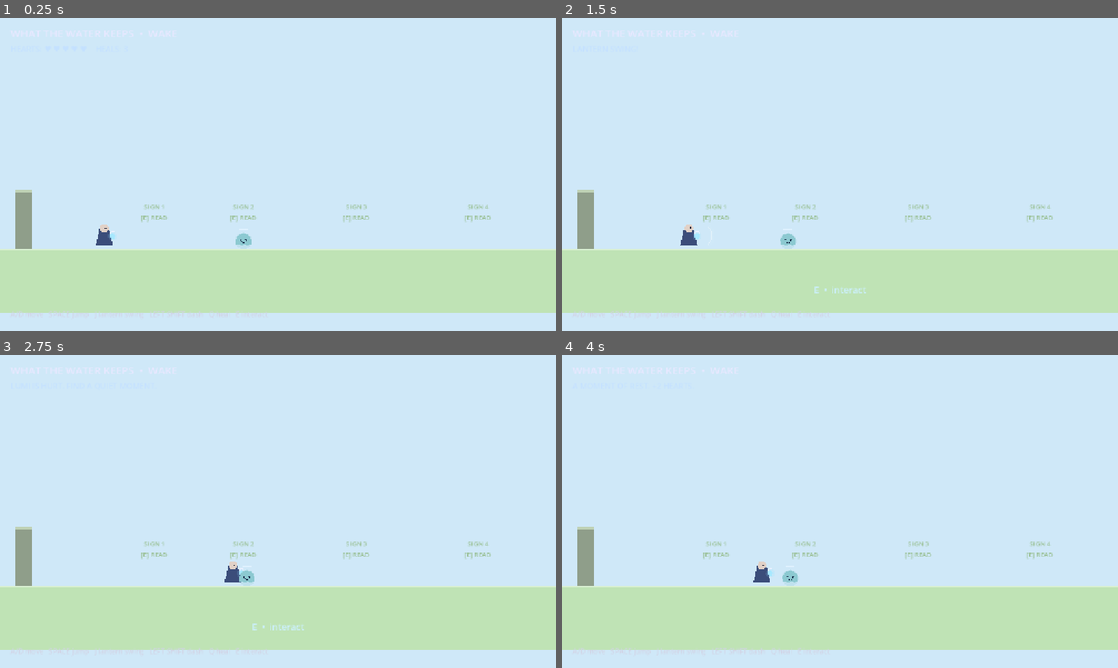
Above: before the commit, frames 1-4 (two rows, left to right).
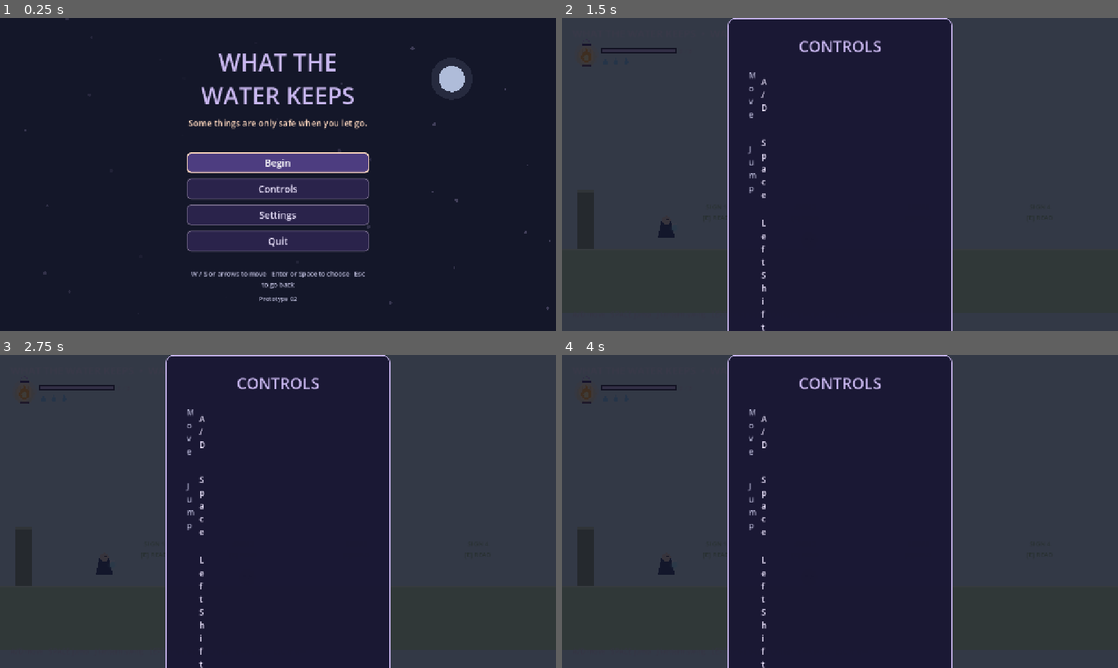
Above: after the commit, the same moments.

Repository: Lunatic5202/what-the-water-keeps
Game: Godot game, scene res://scenes/main.tscn
Same seed, same stepped clock (60 frames per second), same inputs: the game is played once before the commit and once after it.
Inputs (mouse positions are in pixels of both pictures, inside the frame that each line leads up to):
- Up to frame 1 (0.25 s): no input
- Up to frame 2 (1.5 s): click (840, 190) at 0.5 s, where only the run after the commit has a clickable "Controls"; hold D (move_right) from 1.28 s (still down); tap J (attack) at 1.35 s
- Up to frame 3 (2.75 s): keep holding D (move_right); tap W at 1.52, 1.82, 2.27, 2.57 s; tap Shift (dash) at 1.55, 2.1 s; tap Q (heal) at 2.3 s
- Up to frame 4 (4 s): release D (move_right) at 2.78 s; hold A (move_left) 2.78-3.53 s; tap Q (heal) at 2.85 s; tap E (interact) at 3.05, 3.6 s; hold D (move_right) from 3.53 s (still down); tap W at 3.77, 3.8 s

The runs differ from the first frame. In frame 1, 100% of the frame differs, in the area x 0-100%, y 0-100%; in frame 2, 100%; in frame 3, 100%; in frame 4, 100%.

Commit message:
Add menus, lantern HUD meter and accessibility settings
Title, pause, settings and controls menus on a root CanvasLayer; lantern
health meter replaces text hearts; Reduce Shake and Gentle Mode options.
Syntax-checked with gdparse only, not run in Godot.

Co-Authored-By: Claude Sonnet 5.5 <noreply@anthropic.com>
Claude-Session: https://claude.ai/code/session_015qnkkvPhoJdUFrjvPCg9tA

Diff:
--- a/scripts/combat_feedback.gd
+++ b/scripts/combat_feedback.gd
@@ -1,5 +1,7 @@
 extends Node2D
 class_name CombatFeedback
+
+const Settings := preload("res://scripts/game_settings.gd")
 
 # This node runs while paused so it can release only the pause it started.
 var parent: Node2D
@@ -35,6 +37,8 @@
 		get_tree().paused = true
 
 func screenshake(intensity: float = 1.0, duration: float = 0.1) -> void:
+	if Settings.reduce_shake:
+		return
 	screenshake_intensity = maxf(0.0, intensity)
 	screenshake_timer = maxf(0.0, duration)
 	_do_screenshake()
--- /dev/null
+++ b/scripts/game_settings.gd
@@ -0,0 +1,62 @@
+extends RefCounted
+# Player settings, saved to user://settings.cfg.
+# Use it from any script with:
+#   const Settings := preload("res://scripts/game_settings.gd")
+#   if Settings.reduce_shake: ...
+
+const PATH := "user://settings.cfg"
+
+static var reduce_shake := false
+static var gentle_mode := false
+static var fullscreen := false
+static var damage_carry := 0.0
+
+static func load_settings() -> void:
+	var cfg := ConfigFile.new()
+	if cfg.load(PATH) != OK:
+		return
+	reduce_shake = bool(cfg.get_value("accessibility", "reduce_shake", false))
+	gentle_mode = bool(cfg.get_value("accessibility", "gentle_mode", false))
+	fullscreen = bool(cfg.get_value("display", "fullscreen", false))
+
+static func save_settings() -> void:
+	var cfg := ConfigFile.new()
+	cfg.set_value("accessibility", "reduce_shake", reduce_shake)
+	cfg.set_value("accessibility", "gentle_mode", gentle_mode)
+	cfg.set_value("display", "fullscreen", fullscreen)
+	cfg.save(PATH)
+
+static func apply() -> void:
+	var mode := DisplayServer.WINDOW_MODE_FULLSCREEN if fullscreen else DisplayServer.WINDOW_MODE_WINDOWED
+	DisplayServer.window_set_mode(mode)
+
+static func set_option(key: String, value: bool) -> void:
+	match key:
+		"reduce_shake":
+			reduce_shake = value
+		"gentle_mode":
+			gentle_mode = value
+		"fullscreen":
+			fullscreen = value
+			apply()
+	save_settings()
+
+static func get_option(key: String) -> bool:
+	match key:
+		"reduce_shake":
+			return reduce_shake
+		"gentle_mode":
+			return gentle_mode
+		"fullscreen":
+			return fullscreen
+	return false
+
+# Gentle Mode: 25% less damage. Hearts are whole numbers, so the fraction is
+# carried over: every fourth hit is fully absorbed.
+static func scaled_damage(amount: int) -> int:
+	if not gentle_mode:
+		return amount
+	damage_carry += amount * 0.75
+	var whole := int(damage_carry)
+	damage_carry -= whole
+	return whole
--- a/scripts/greed.gd
+++ b/scripts/greed.gd
@@ -1,4 +1,5 @@
 extends Node2D
+const Settings := preload("res://scripts/game_settings.gd")
 
 signal region_cleared(region_name: String)
 signal return_to_hub
@@ -201,16 +202,21 @@
 	hud.add_child(title)
 
 	stats_label = Label.new()
-	stats_label.position = Vector2(24, 58)
+	stats_label.position = Vector2(24, 128)
 	stats_label.add_theme_font_size_override("font_size", 18)
 	stats_label.add_theme_color_override("font_color", Color(0.77, 0.88, 1.0))
 	hud.add_child(stats_label)
+
+	var meter := Control.new()
+	meter.set_script(load("res://scripts/lantern_meter.gd"))
+	meter.position = Vector2(24, 52)
+	hud.add_child(meter)
 
 	var help := Label.new()
 	help.position = Vector2(24, 670)
 	help.add_theme_font_size_override("font_size", 16)
 	help.add_theme_color_override("font_color", Color(0.82, 0.83, 0.9))
-	help.text = "A/D move   SPACE jump   J lantern swing   LEFT SHIFT dash   Q heal   E interact"
+	help.text = "A/D move   SPACE jump   J lantern swing   LEFT SHIFT dash   Q heal   E interact   ESC menu"
 	hud.add_child(help)
 
 	prompt_label = Label.new()
@@ -319,8 +325,9 @@
 func _process(delta: float) -> void:
 	# Apply weight debuff to player
 	if weight_debuff > 0.0:
-		player.set("move_speed_mod", 1.0 - weight_debuff * 0.5)
-		player.set("jump_power_mod", 1.0 - weight_debuff * 0.3)
+		var felt := weight_debuff * (0.5 if Settings.gentle_mode else 1.0)
+		player.set("move_speed_mod", 1.0 - felt * 0.5)
+		player.set("jump_power_mod", 1.0 - felt * 0.3)
 	else:
 		player.set("move_speed_mod", 1.0)
 		player.set("jump_power_mod", 1.0)
@@ -433,23 +440,14 @@
 func _update_hud(_value: int = 0) -> void:
 	if not is_instance_valid(player) or not is_instance_valid(stats_label):
 		return
-	var hearts := ""
-	for i in range(player.max_health):
-		hearts += "♥ " if i < player.health else "♡ "
-
-	var gold_text := ""
+	var parts: Array[String] = []
 	if carried_gold > 0:
-		gold_text = "    GOLD: %d" % carried_gold
-
-	var weight_text := ""
+		parts.append("GOLD: %d" % carried_gold)
 	if weight_debuff > 0.3:
-		weight_text = " (WEIGHT: %.0f%%)" % (weight_debuff * 100)
-
-	var gadget_text := ""
+		parts.append("WEIGHT: %.0f%%" % (weight_debuff * 100))
 	if has_featherweight:
-		gadget_text = "    DOUBLE JUMP: UNLOCKED"
-
-	stats_label.text = "HEARTS: %s    HEALS: %d%s%s%s" % [hearts.strip_edges(), player.heals, gold_text, weight_text, gadget_text]
+		parts.append("DOUBLE JUMP: UNLOCKED")
+	stats_label.text = "    ".join(parts)
 
 func _show_status(message: String) -> void:
 	status_id += 1
--- a/scripts/hub.gd
+++ b/scripts/hub.gd
@@ -270,16 +270,21 @@
 	hud.add_child(title)
 
 	stats_label = Label.new()
-	stats_label.position = Vector2(24, 58)
+	stats_label.position = Vector2(24, 128)
 	stats_label.add_theme_font_size_override("font_size", 18)
 	stats_label.add_theme_color_override("font_color", Color(0.77, 0.88, 1.0))
 	hud.add_child(stats_label)
+
+	var meter := Control.new()
+	meter.set_script(load("res://scripts/lantern_meter.gd"))
+	meter.position = Vector2(24, 52)
+	hud.add_child(meter)
 
 	var help := Label.new()
 	help.position = Vector2(24, 670)
 	help.add_theme_font_size_override("font_size", 16)
 	help.add_theme_color_override("font_color", Color(0.82, 0.83, 0.9))
-	help.text = "A/D move   SPACE jump   J lantern swing   LEFT SHIFT dash   Q heal   E interact"
+	help.text = "A/D move   SPACE jump   J lantern swing   LEFT SHIFT dash   Q heal   E interact   ESC menu"
 	hud.add_child(help)
 
 	prompt_label = Label.new()
@@ -413,11 +418,7 @@
 func _update_hud(_value: int = 0) -> void:
 	if not is_instance_valid(player) or not is_instance_valid(stats_label):
 		return
-	var hearts := ""
-	for i in range(player.max_health):
-		hearts += "♥ " if i < player.health else "♡ "
-	var region_text := "    REGIONS CLEARED: %d/7" % regions_unlocked
-	stats_label.text = "HEARTS: %s    HEALS: %d%s" % [hearts.strip_edges(), player.heals, region_text]
+	stats_label.text = "REGIONS CLEARED: %d/7" % regions_unlocked
 
 func _show_status(message: String) -> void:
 	status_id += 1
--- /dev/null
+++ b/scripts/lantern_meter.gd
@@ -0,0 +1,77 @@
+extends Control
+# HUD health meter: a paper lantern whose flame shrinks as health drops,
+# a thin health bar, and small oil drops for heal charges.
+# It reads Lumi directly (group "player"), so every region can reuse it.
+
+const MAX_DROPS := 3
+const INDIGO := Color(0.29, 0.23, 0.48)
+const LAVENDER := Color(0.79, 0.72, 0.94)
+
+func _ready() -> void:
+	size = Vector2(290, 68)
+	mouse_filter = Control.MOUSE_FILTER_IGNORE
+
+func _process(_delta: float) -> void:
+	queue_redraw()
+
+func _draw() -> void:
+	var player := get_tree().get_first_node_in_group("player")
+	if player == null:
+		return
+	var health := float(player.get("health"))
+	var max_health := maxf(1.0, float(player.get("max_health")))
+	var heals := int(player.get("heals"))
+	var frac := clampf(health / max_health, 0.0, 1.0)
+	_draw_lantern(Vector2(32, 33), frac)
+	_draw_bar(frac, int(health), int(max_health))
+	_draw_drops(heals)
+
+func _draw_lantern(c: Vector2, frac: float) -> void:
+	draw_circle(c, 28.0, Color(1.0, 0.85, 0.55, 0.06 + 0.14 * frac))
+	# Paper body.
+	var body := PackedVector2Array()
+	for i in range(24):
+		var a := TAU * i / 24.0
+		body.append(c + Vector2(cos(a) * 17.0, sin(a) * 22.0))
+	draw_colored_polygon(body, Color(0.97, 0.91, 0.82, 0.96))
+	for x in [-9.0, 0.0, 9.0]:
+		draw_line(c + Vector2(x, -19.0 + absf(x) * 0.5), c + Vector2(x, 19.0 - absf(x) * 0.5),
+			Color(0.8, 0.68, 0.52, 0.45), 1.5)
+	# Caps and handle.
+	draw_rect(Rect2(c.x - 10, c.y - 27, 20, 5), INDIGO)
+	draw_rect(Rect2(c.x - 10, c.y + 22, 20, 5), INDIGO)
+	draw_arc(Vector2(c.x, c.y - 27), 8.0, PI, TAU, 10, LAVENDER, 2.0)
+	# Flame: smaller as health drops, gone at zero.
+	if frac <= 0.0:
+		return
+	var flicker := 1.0 + 0.07 * sin(Time.get_ticks_msec() * 0.013)
+	var r := lerpf(2.5, 11.0, frac) * flicker
+	var core := c + Vector2(0, 5)
+	draw_circle(core, r * 1.9, Color(1.0, 0.8, 0.4, 0.22))
+	draw_colored_polygon(PackedVector2Array([
+		core + Vector2(-r * 0.75, 0), core + Vector2(0, -r * 1.9), core + Vector2(r * 0.75, 0)
+	]), Color(1.0, 0.7, 0.3))
+	draw_circle(core, r, Color(1.0, 0.72, 0.3))
+	draw_circle(core + Vector2(0, 1), r * 0.55, Color(1.0, 0.94, 0.7))
+
+func _draw_bar(frac: float, health: int, max_health: int) -> void:
+	var bar := Rect2(68, 20, 170, 8)
+	draw_rect(bar.grow(2.0), Color(0.12, 0.1, 0.22, 0.85))
+	var low := Color(0.95, 0.55, 0.55)
+	var color := LAVENDER.lerp(low, clampf((0.5 - frac) / 0.4, 0.0, 1.0))
+	draw_rect(Rect2(bar.position, Vector2(bar.size.x * frac, bar.size.y)), color)
+	draw_string(ThemeDB.fallback_font, Vector2(246, 29), "%d / %d" % [health, max_health],
+		HORIZONTAL_ALIGNMENT_LEFT, -1, 14, Color(0.82, 0.83, 0.92))
+
+func _draw_drops(heals: int) -> void:
+	for i in range(MAX_DROPS):
+		var at := Vector2(76 + i * 24, 48)
+		var tip := PackedVector2Array([at + Vector2(-4.5, 2), at + Vector2(0, -9), at + Vector2(4.5, 2)])
+		if i < heals:
+			var oil := Color(0.55, 0.82, 1.0)
+			draw_colored_polygon(tip, oil)
+			draw_circle(at + Vector2(0, 3), 5.0, oil)
+		else:
+			var faint := Color(0.55, 0.82, 1.0, 0.35)
+			draw_polyline(PackedVector2Array([tip[0], tip[1], tip[2]]), faint, 1.5)
+			draw_arc(at + Vector2(0, 3), 5.0, 0.0, TAU, 12, faint, 1.5)
--- a/scripts/main.gd
+++ b/scripts/main.gd
@@ -32,6 +32,7 @@
 ]
 
 func _ready() -> void:
+	_create_menus()
 	_create_ground()
 	_create_player()
 	_create_jelly()
@@ -45,6 +46,15 @@
 	old_moss.defeated.connect(_moss_defeated)
 	_update_hud()
 
+func _create_menus() -> void:
+	# Lives on the root so it survives main being disabled after the hub loads.
+	if get_tree().root.has_node("MenuOverlay"):
+		return
+	var overlay := CanvasLayer.new()
+	overlay.name = "MenuOverlay"
+	overlay.set_script(load("res://scripts/menu_overlay.gd"))
+	get_tree().root.add_child.call_deferred(overlay)
+
 func _process(_delta: float) -> void:
 	if pending_transition == "hub" and Input.is_action_just_pressed("enter_region"):
 		_transition_to_hub()
@@ -228,16 +238,21 @@
 	hud.add_child(title)
 
 	stats_label = Label.new()
-	stats_label.position = Vector2(24, 58)
+	stats_label.position = Vector2(24, 128)
 	stats_label.add_theme_font_size_override("font_size", 18)
 	stats_label.add_theme_color_override("font_color", Color(0.77, 0.88, 1.0))
 	hud.add_child(stats_label)
+
+	var meter := Control.new()
+	meter.set_script(load("res://scripts/lantern_meter.gd"))
+	meter.position = Vector2(24, 52)
+	hud.add_child(meter)
 
 	var help := Label.new()
 	help.position = Vector2(24, 670)
 	help.add_theme_font_size_override("font_size", 16)
 	help.add_theme_color_override("font_color", Color(0.82, 0.83, 0.9))
-	help.text = "A/D move   SPACE jump   J lantern swing   LEFT SHIFT dash   Q heal   E interact"
+	help.text = "A/D move   SPACE jump   J lantern swing   LEFT SHIFT dash   Q heal   E interact   ESC menu"
 	hud.add_child(help)
 
 	prompt_label = Label.new()
@@ -435,11 +450,7 @@
 func _update_hud(_value: int = 0) -> void:
 	if not is_instance_valid(player) or not is_instance_valid(stats_label):
 		return
-	var hearts := ""
-	for i in range(player.max_health):
-		hearts += "♥ " if i < player.health else "♡ "
-	var ribbon_text := "    WIND RIBBON: FOUND" if has_wind_ribbon else ""
-	stats_label.text = "HEARTS: %s    HEALS: %d%s" % [hearts.strip_edges(), player.heals, ribbon_text]
+	stats_label.text = "WIND RIBBON: FOUND" if has_wind_ribbon else ""
 
 func _show_status(message: String) -> void:
 	status_id += 1
--- /dev/null
+++ b/scripts/menu_overlay.gd
@@ -0,0 +1,341 @@
+extends CanvasLayer
+# Title, pause, controls and settings menus.
+# Lives on the root node so it survives the Wake -> Hub -> Greed scene switches
+# (main.gd disables itself once Lumi leaves the Wake), and keeps running while
+# the tree is paused. Created by main.gd. Esc opens or closes the pause menu.
+
+const Settings := preload("res://scripts/game_settings.gd")
+
+const INDIGO := Color(0.29, 0.23, 0.48)
+const LAVENDER := Color(0.79, 0.72, 0.94)
+const PEACH := Color(1.0, 0.85, 0.75)
+const MUTED := Color(0.72, 0.72, 0.84)
+const NIGHT := Color(0.08, 0.09, 0.16)
+
+const CONTROLS := [
+	["Move", "A / D"],
+	["Jump", "Space"],
+	["Dash", "Left Shift (after the Wind Ribbon)"],
+	["Lantern swing", "J"],
+	["Heal", "Q"],
+	["Interact", "E"],
+	["Enter the hub", "T (at the first door)"],
+	["Menu", "Esc"]
+]
+
+const OPTIONS := [
+	["reduce_shake", "Reduce screen shake", "Softens or removes the camera shake on hits and slams."],
+	["gentle_mode", "Gentle mode", "A softer way to walk: 25% less damage and lighter debuffs."],
+	["fullscreen", "Fullscreen", "Fill the whole screen."]
+]
+
+var title_panel: Control
+var pause_panel: Control
+var settings_panel: Control
+var controls_panel: Control
+var current: Control = null
+var return_to: Control = null
+var game_running := false
+var quit_armed := false
+var quit_button: Button
+var option_buttons: Dictionary = {}
+
+class Motes extends Control:
+	# Soft drifting lights behind the title.
+	func _ready() -> void:
+		mouse_filter = Control.MOUSE_FILTER_IGNORE
+		set_anchors_preset(Control.PRESET_FULL_RECT)
+
+	func _process(_delta: float) -> void:
+		queue_redraw()
+
+	func _draw() -> void:
+		var t := Time.get_ticks_msec() / 1000.0
+		draw_circle(Vector2(1040, 140), 48, Color(0.77, 0.85, 1.0, 0.10))
+		draw_circle(Vector2(1040, 140), 30, Color(0.82, 0.88, 1.0, 0.80))
+		for i in range(40):
+			var x := fposmod(i * 211.0 + t * (5.0 + i % 5), 1320.0) - 20.0
+			var y := fposmod(i * 97.0 - t * (9.0 + i % 7), 760.0) - 20.0
+			var a := 0.14 + 0.12 * sin(t * 0.8 + i)
+			draw_circle(Vector2(x, y), 2.0 + i % 3, Color(0.79, 0.72, 0.94, a))
+
+func _ready() -> void:
+	layer = 100
+	process_mode = Node.PROCESS_MODE_ALWAYS
+	Settings.load_settings()
+	Settings.apply()
+	var root_ui := Control.new()
+	root_ui.set_anchors_preset(Control.PRESET_FULL_RECT)
+	root_ui.theme = _build_theme()
+	add_child(root_ui)
+	title_panel = _build_title()
+	pause_panel = _build_pause()
+	settings_panel = _build_settings()
+	controls_panel = _build_controls()
+	for panel in [title_panel, pause_panel, settings_panel, controls_panel]:
+		panel.visible = false
+		root_ui.add_child(panel)
+	get_tree().paused = true
+	_show_panel(title_panel)
+
+# --- Theme and small builders -------------------------------------------------
+
+func _box(bg: Color, border: Color, border_width := 2, radius := 10) -> StyleBoxFlat:
+	var sb := StyleBoxFlat.new()
+	sb.bg_color = bg
+	sb.border_color = border
+	sb.set_border_width_all(border_width)
+	sb.set_corner_radius_all(radius)
+	sb.content_margin_left = 16
+	sb.content_margin_right = 16
+	sb.content_margin_top = 8
+	sb.content_margin_bottom = 8
+	return sb
+
+func _build_theme() -> Theme:
+	var t := Theme.new()
+	var normal := _box(Color(0.17, 0.14, 0.30, 0.95), LAVENDER.darkened(0.45))
+	var lit := _box(Color(0.30, 0.24, 0.50, 1.0), LAVENDER)
+	var focus := _box(Color(0.30, 0.24, 0.50, 1.0), PEACH, 3)
+	for kind in ["Button", "CheckButton"]:
+		t.set_stylebox("normal", kind, normal)
+		t.set_stylebox("hover", kind, lit)
+		t.set_stylebox("pressed", kind, lit)
+		t.set_stylebox("focus", kind, focus)
+		t.set_color("font_color", kind, Color(0.93, 0.90, 1.0))
+		t.set_color("font_hover_color", kind, Color.WHITE)
+		t.set_color("font_focus_color", kind, Color.WHITE)
+		t.set_color("font_pressed_color", kind, Color.WHITE)
+		t.set_font_size("font_size", kind, 22)
+	t.set_stylebox("panel", "PanelContainer", _box(Color(0.10, 0.09, 0.20, 0.97), LAVENDER, 2, 16))
+	return t
+
+func _label(text: String, size: int, color: Color) -> Label:
+	var label := Label.new()
+	label.text = text
+	label.horizontal_alignment = HORIZONTAL_ALIGNMENT_CENTER
+	label.autowrap_mode = TextServer.AUTOWRAP_WORD_SMART
+	label.add_theme_font_size_override("font_size", size)
+	label.add_theme_color_override("font_color", color)
+	return label
+
+func _spacer(height: float) -> Control:
+	var gap := Control.new()
+	gap.custom_minimum_size = Vector2(0, height)
+	return gap
+
+func _button(text: String, callback: Callable) -> Button:
+	var button := Button.new()
+	button.text = text
+	button.custom_minimum_size = Vector2(380, 48)
+	button.focus_mode = Control.FOCUS_ALL
+	button.pressed.connect(callback)
+	return button
+
+func _backdrop(opaque: bool) -> Control:
+	var root := Control.new()
+	root.set_anchors_preset(Control.PRESET_FULL_RECT)
+	var shade := ColorRect.new()
+	shade.set_anchors_preset(Control.PRESET_FULL_RECT)
+	shade.color = NIGHT if opaque else Color(0.03, 0.03, 0.08, 0.78)
+	root.add_child(shade)
+	if opaque:
+		root.add_child(Motes.new())
+	return root
+
+func _column(root: Control, framed: bool) -> VBoxContainer:
+	var center := CenterContainer.new()
+	center.set_anchors_preset(Control.PRESET_FULL_RECT)
+	root.add_child(center)
+	var box := VBoxContainer.new()
+	box.add_theme_constant_override("separation", 12)
+	box.custom_minimum_size = Vector2(420, 0)
+	if framed:
+		var frame := PanelContainer.new()
+		var margin := MarginContainer.new()
+		for side in ["left", "right", "top", "bottom"]:
+			margin.add_theme_constant_override("margin_" + side, 32)
+		center.add_child(frame)
+		frame.add_child(margin)
+		margin.add_child(box)
+	else:
+		center.add_child(box)
+	return box
+
+# --- Panels -------------------------------------------------------------------
+
+func _build_title() -> Control:
+	var root := _backdrop(true)
+	var box := _column(root, false)
+	box.add_child(_label("WHAT THE WATER KEEPS", 54, LAVENDER))
+	box.add_child(_label("Some things are only safe when you let go.", 20, PEACH))
+	box.add_child(_spacer(30))
+	var begin := _button("Begin", _on_begin)
+	box.add_child(begin)
+	box.add_child(_button("Controls", _open_controls.bind(title_panel_ref)))
+	box.add_child(_button("Settings", _open_settings.bind(title_panel_ref)))
+	box.add_child(_button("Quit", _on_quit_pressed))
+	box.add_child(_spacer(16))
+	box.add_child(_label("W / S or arrows to move   Enter or Space to choose   Esc to go back", 15, MUTED))
+	box.add_child(_label("Prototype 02", 14, MUTED))
+	root.set_meta("first", begin)
+	return root
+
+func _build_pause() -> Control:
+	var root := _backdrop(false)
+	var box := _column(root, true)
+	box.add_child(_label("PAUSED", 36, LAVENDER))
+	box.add_child(_spacer(6))
+	var resume := _button("Resume", _resume)
+	box.add_child(resume)
+	box.add_child(_button("Controls", _open_controls.bind(pause_panel_ref)))
+	box.add_child(_button("Settings", _open_settings.bind(pause_panel_ref)))
+	quit_button = _button("Quit game", _on_quit_pressed)
+	box.add_child(quit_button)
+	box.add_child(_label("Progress is not saved yet.", 15, MUTED))
+	root.set_meta("first", resume)
+	return root
+
+func _build_settings() -> Control:
+	var root := _backdrop(false)
+	var box := _column(root, true)
+	box.add_child(_label("SETTINGS", 36, LAVENDER))
+	box.add_child(_spacer(4))
+	for option in OPTIONS:
+		var key: String = option[0]
+		var toggle := CheckButton.new()
+		toggle.text = option[1]
+		toggle.focus_mode = Control.FOCUS_ALL
+		toggle.custom_minimum_size = Vector2(380, 46)
+		toggle.toggled.connect(_on_option_toggled.bind(key))
+		box.add_child(toggle)
+		box.add_child(_label(option[2], 14, MUTED))
+		option_buttons[key] = toggle
+	box.add_child(_spacer(6))
+	var back := _button("Back", _go_back)
+	box.add_child(back)
+	root.set_meta("first", option_buttons["reduce_shake"])
+	return root
+
+func _build_controls() -> Control:
+	var root := _backdrop(false)
+	var box := _column(root, true)
+	box.add_child(_label("CONTROLS", 36, LAVENDER))
+	box.add_child(_spacer(4))
+	var grid := GridContainer.new()
+	grid.columns = 2
+	grid.add_theme_constant_override("h_separation", 28)
+	grid.add_theme_constant_override("v_separation", 8)
+	box.add_child(grid)
+	for row in CONTROLS:
+		var action := _label(row[0], 19, MUTED)
+		action.horizontal_alignment = HORIZONTAL_ALIGNMENT_LEFT
+		var key := _label(row[1], 19, Color(0.93, 0.90, 1.0))
+		key.horizontal_alignment = HORIZONTAL_ALIGNMENT_LEFT
+		grid.add_child(action)
+		grid.add_child(key)
+	box.add_child(_spacer(8))
+	var back := _button("Back", _go_back)
+	box.add_child(back)
+	root.set_meta("first", back)
+	return root
+
+# Panels are built before they are assigned, so the Controls / Settings buttons
+# look the panel up when pressed instead of capturing it at build time.
+var title_panel_ref: String = "title"
+var pause_panel_ref: String = "pause"
+
+func _panel_for(ref: Variant) -> Control:
+	return title_panel if str(ref) == "title" else pause_panel
+
+# --- Navigation ---------------------------------------------------------------
+
+func _show_panel(panel: Control) -> void:
+	for p in [title_panel, pause_panel, settings_panel, controls_panel]:
+		p.visible = false
+	panel.visible = true
+	current = panel
+	if panel == settings_panel:
+		for key in option_buttons:
+			(option_buttons[key] as CheckButton).set_pressed_no_signal(Settings.get_option(key))
+	if panel == pause_panel:
+		quit_armed = false
+		quit_button.text = "Quit game"
+	_focus_first.call_deferred(panel)
+
+func _focus_first(panel: Control) -> void:
+	var first: Control = panel.get_meta("first", null)
+	if first:
+		first.grab_focus()
+
+func _open_controls(from_ref: Variant) -> void:
+	return_to = _panel_for(from_ref)
+	_show_panel(controls_panel)
+
+func _open_settings(from_ref: Variant) -> void:
+	return_to = _panel_for(from_ref)
+	_show_panel(settings_panel)
+
+func _go_back() -> void:
+	_show_panel(return_to if return_to else pause_panel)
+
+func _on_begin() -> void:
+	game_running = true
+	_resume()
+
+func _open_pause() -> void:
+	get_tree().paused = true
+	_show_panel(pause_panel)
+
+func _resume() -> void:
+	for p in [title_panel, pause_panel, settings_panel, controls_panel]:
+		p.visible = false
+	current = null
+	get_tree().paused = false
+
+func _on_quit_pressed() -> void:
+	# Two presses on the pause menu, since nothing is saved yet.
+	if current == pause_panel and not quit_armed:
+		quit_armed = true
+		quit_button.text = "Really quit? Press again"
+		return
+	get_tree().quit()
+
+func _on_option_toggled(pressed: bool, key: String) -> void:
+	Settings.set_option(key, pressed)
+
+func _input(event: InputEvent) -> void:
+	if event.is_action_pressed("ui_cancel"):
+		if _handle_cancel():
+			get_viewport().set_input_as_handled()
+		return
+	if current != null and event is InputEventKey and event.pressed and not event.echo:
+		if event.physical_keycode == KEY_W:
+			_step_focus(-1)
+			get_viewport().set_input_as_handled()
+		elif event.physical_keycode == KEY_S:
+			_step_focus(1)
+			get_viewport().set_input_as_handled()
+
+func _handle_cancel() -> bool:
+	if current == settings_panel or current == controls_panel:
+		_go_back()
+		return true
+	if current == pause_panel:
+		_resume()
+		return true
+	if current == title_panel:
+		return true
+	# No menu open: only pause during normal play, never during a hit freeze.
+	if game_running and not get_tree().paused:
+		_open_pause()
+		return true
+	return false
+
+func _step_focus(direction: int) -> void:
+	var focused := get_viewport().gui_get_focus_owner()
+	if focused == null:
+		return
+	var next := focused.find_next_valid_focus() if direction > 0 else focused.find_prev_valid_focus()
+	if next:
+		next.grab_focus()
--- a/scripts/player.gd
+++ b/scripts/player.gd
@@ -1,4 +1,6 @@
 extends CharacterBody2D
+
+const Settings := preload("res://scripts/game_settings.gd")
 
 # Souls-like: 5 hearts, precise combat
 const SPEED := 260.0
@@ -155,6 +157,11 @@
 func take_damage(amount: int) -> void:
 	if hurt_cooldown > 0.0:
 		return
+	amount = Settings.scaled_damage(amount)
+	if amount <= 0:
+		hurt_cooldown = 0.8
+		status_changed.emit("A SOFTER LANDING.")
+		return
 	health = maxi(0, health - amount)
 	hurt_cooldown = 0.8
 	health_changed.emit(health)
Not shown, changed: CHECKLIST.md
Not shown, changed: IMPLEMENTATION_STATUS.md
